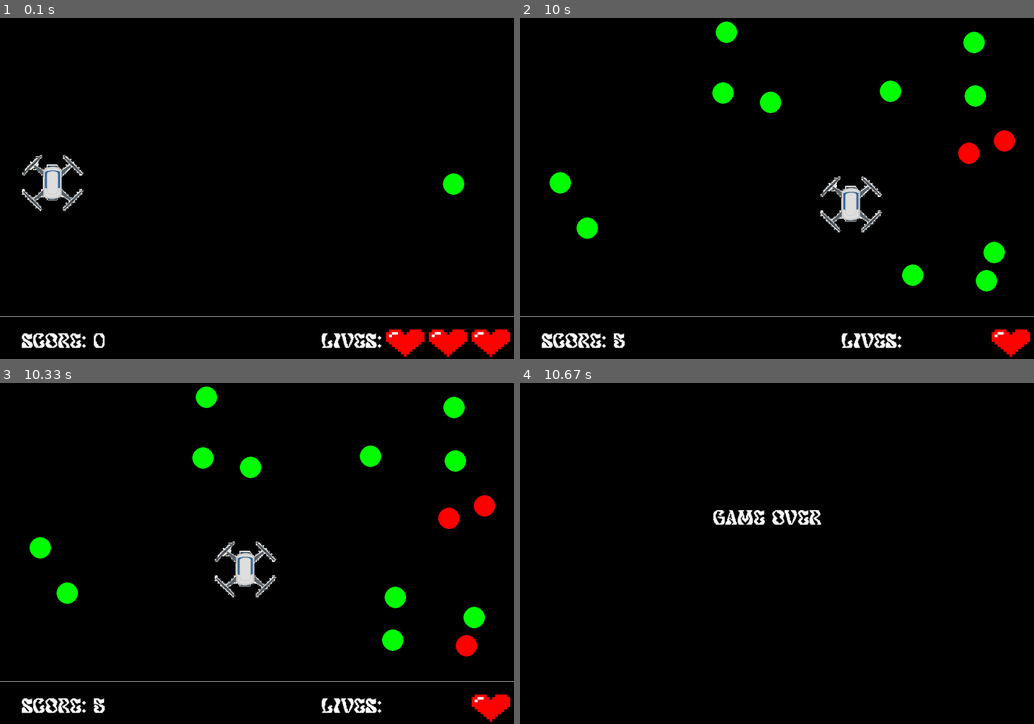
Above: before the commit, frames 1-4 (two rows, left to right).
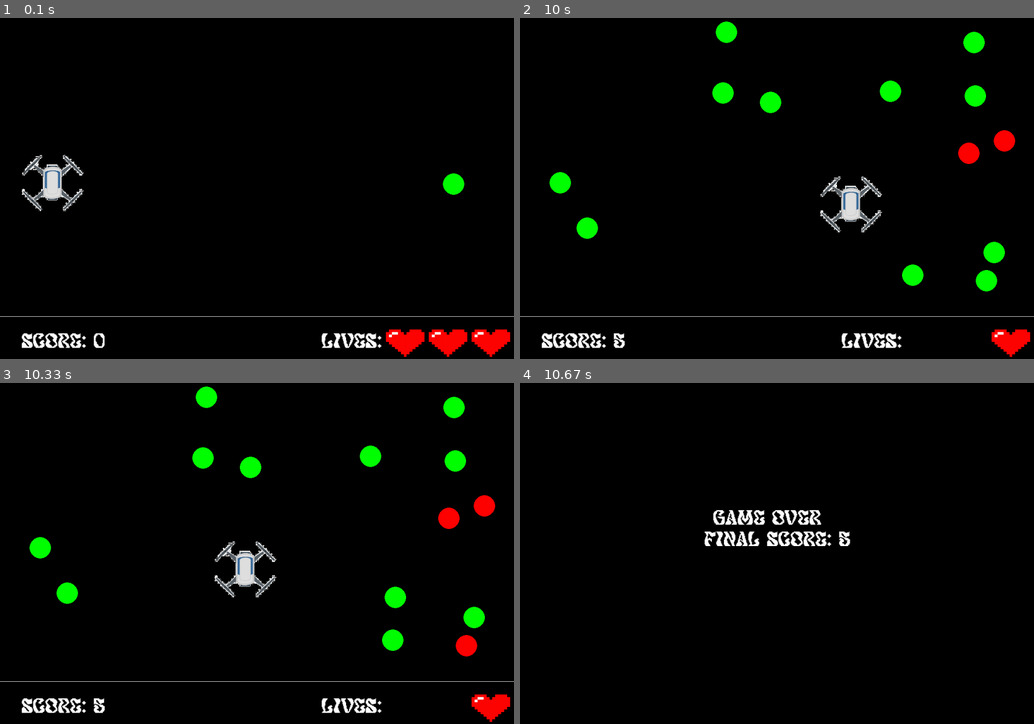
Above: after the commit, the same moments.

Repository: rigvedepur/Fll-Pygame
Game: pygame game, started from game.py
Two runs of this game, one before a commit and one after it. Both use one fixed random seed, a clock stepped at 60 frames per second and the inputs below.
Inputs:
- Up to frame 1 (0.1 s): no input
- Up to frame 2 (10 s): hold Left 0.33-0.87 s; hold Down 0.9-1.37 s; hold Left 1.4-1.8 s; hold Up 1.83-2.2 s; hold Right 2.23-2.87 s; hold Down 2.9-3.27 s; hold Left 3.3-3.77 s; hold Right 3.8-4.27 s; hold Up 4.3-4.6 s; hold Right 4.63-5.1 s; hold Left 5.13-5.67 s; hold Down 5.7-6 s; hold Left 6.03-6.43 s; hold Up 6.47-6.83 s; hold Right 6.87-7.5 s; hold Down 7.53-7.9 s; hold Left 7.93-8.4 s; hold Right 8.43-8.9 s; hold Up 8.93-9.23 s; hold Right 9.27-9.73 s; hold Left from 9.77 s (still down)
- Up to frame 3 (10.33 s): release Left at 10.3 s
- Up to frame 4 (10.67 s): no input

Frames 1-3 are identical in both runs. In frame 4, 0.8% of the frame differs, in the area x 35-65%, y 43-48%.

Commit message:
displays final score when game ends

Diff:
--- a/game.py
+++ b/game.py
@@ -24,6 +24,10 @@
 player_score = 0
 alive = True
 RESET_POSITION = [0, 300]
+
+def scoretoString(score):
+    score = str(score)
+    return score
 
 heart1 = pygame.image.load('images/heart.webp')
 heart2 = pygame.image.load('images/heart.webp')
@@ -99,6 +103,7 @@
     lives_text = font.render(f"Lives: ", True, (255, 255, 255), 130)
     score_text = font.render(f"Score: {player_score}", True, (255, 255, 255), 130)
     game_over_text = font.render("Game Over", True, (255, 255, 255), 130)
+
     if alive:
         screen.blit(score_text, (50, 740))
         screen.blit(lives_text, (750, 740))
@@ -120,11 +125,11 @@
 
     if moving_left and player_pos[0] > 0 and alive:
         player_pos[0] -= 10
-    if moving_right and player_pos[0] < screen.get_width() - player.get_width():
+    if moving_right and player_pos[0] < screen.get_width() - player.get_width() and alive:
         player_pos[0] += 10
-    if moving_down and player_pos[1] < 700 - player.get_height():
+    if moving_down and player_pos[1] < 700 - player.get_height() and alive:
         player_pos[1] += 10
-    if moving_up and player_pos[1] > 0:
+    if moving_up and player_pos[1] > 0 and alive:
         player_pos[1] -= 10
 
     player_rect.x = player_pos[0]
@@ -166,7 +171,7 @@
                 print(f"Lives: {lives}")
                 hearts.pop()
 
-            if player_rect.colliderect(ball.createRectForBall()):
+            if player_rect.colliderect(ball.createRectForBall()) and alive:
                 print("Collision detected")
                 balls.remove(ball)
                 player_score += 1
@@ -175,9 +180,14 @@
         print("Game Over")
         alive = False
         balls.clear()
-        score_text = font.render("blah", 0, (255, 255, 255))
+        final_score = player_score
+        final_score_text = font.render(f"FINAL SCORE: {final_score}", True, (255, 255, 255))
+
+        score_text = font.render("0", 0, (255, 255, 255))
         pygame.draw.line(screen, (0, 0, 0), (0, 700), (1200, 700))
         screen.blit(game_over_text, (450, 300))
+        screen.blit(final_score_text, (430, 350))
+
 
 
 
